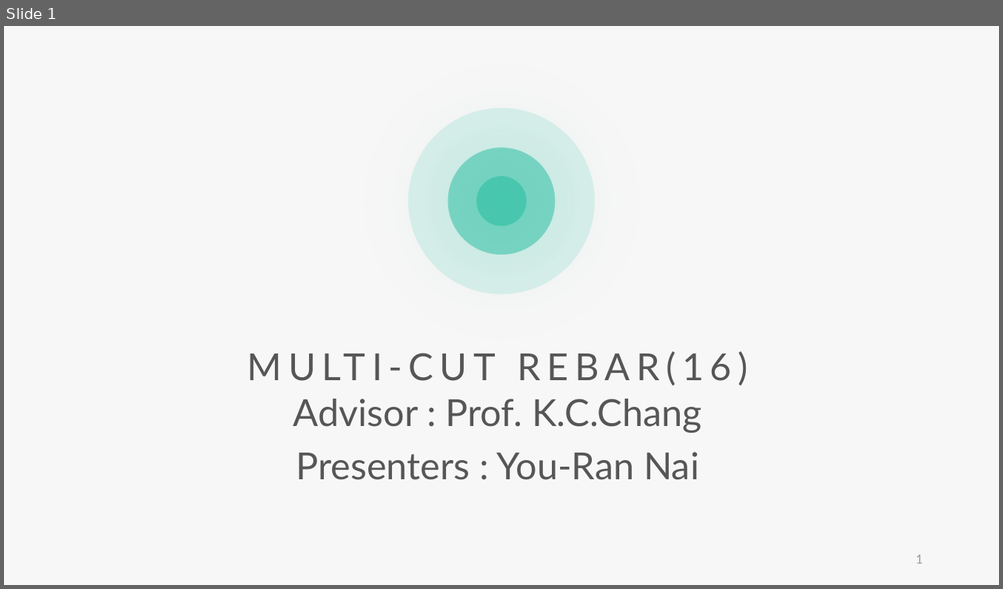
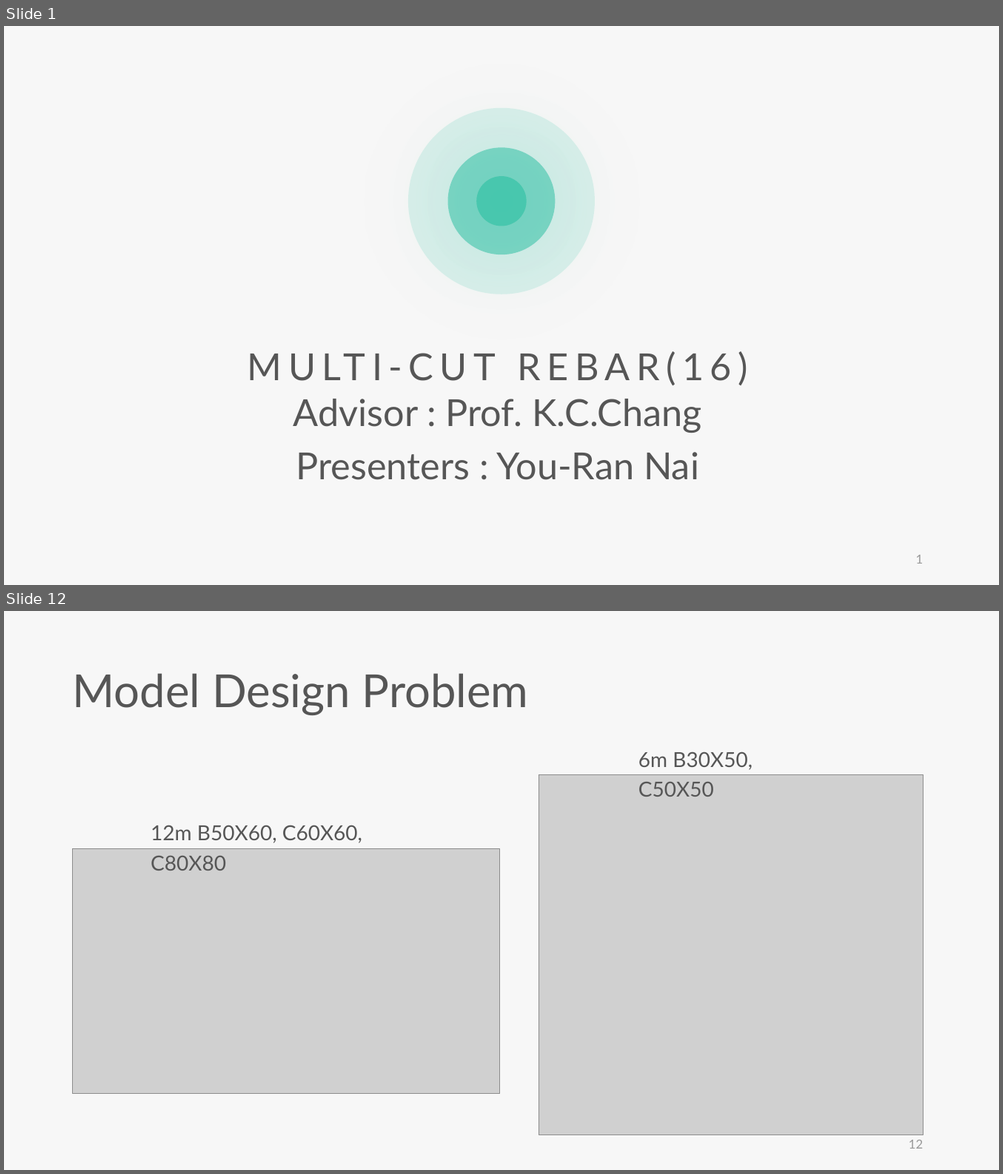
Before and after one commit to skyran1278/VbaProject, a slide deck: 20180126_SmartCut/Meeting/20190502 Meeting/20190502 Meeting.pptx. Shown one above the other, each under a label of ours: slide 1 before the commit, slides 1 and 12 after it; the slides between them are not shown. The pictures are 1003x589 and 1003x1174 pixels, drawn with LibreOffice and Linux fonts; fonts in the diff are those of the drawing; grey boxes stand for pictures. Boxes give left, top, right and bottom in pixels: in the first picture for what was removed or moved away, otherwise in the second. Text is boxed around its words. In the diff, an @@ line names an element or a change of style, - is before the commit and + after.

```diff
--- a/20180126_SmartCut/Meeting/20190502 Meeting/20190502 Meeting.pptx
+++ b/20180126_SmartCut/Meeting/20190502 Meeting/20190502 Meeting.pptx
@@ slide 12 added at box(4, 611, 999, 1170), background #F7F7F7 @@
@@ text added at box(73, 673, 529, 715), 44 pt, text #565656 @@
+Model Design Problem
@@ text added at box(638, 752, 752, 797), 20 pt, text #565656 @@
+6m B30X50, C50X50
@@ picture added at box(539, 775, 923, 1136) @@
@@ text added at box(151, 825, 362, 871), 20 pt, text #565656 @@
+12m B50X60, C60X60, C80X80
@@ picture added at box(73, 849, 500, 1093) @@
@@ page number added at box(908, 1140, 922, 1149), 12 pt, text #9A9A9A @@
+12
```
Also in this commit, not shown: 21 other slides added, 18 slides removed, 8 other files.
